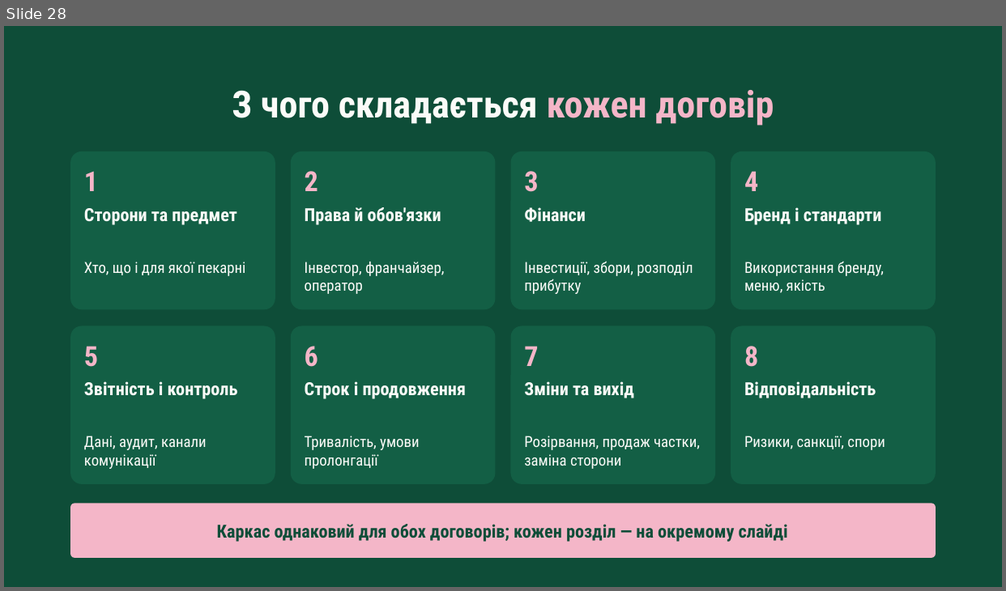
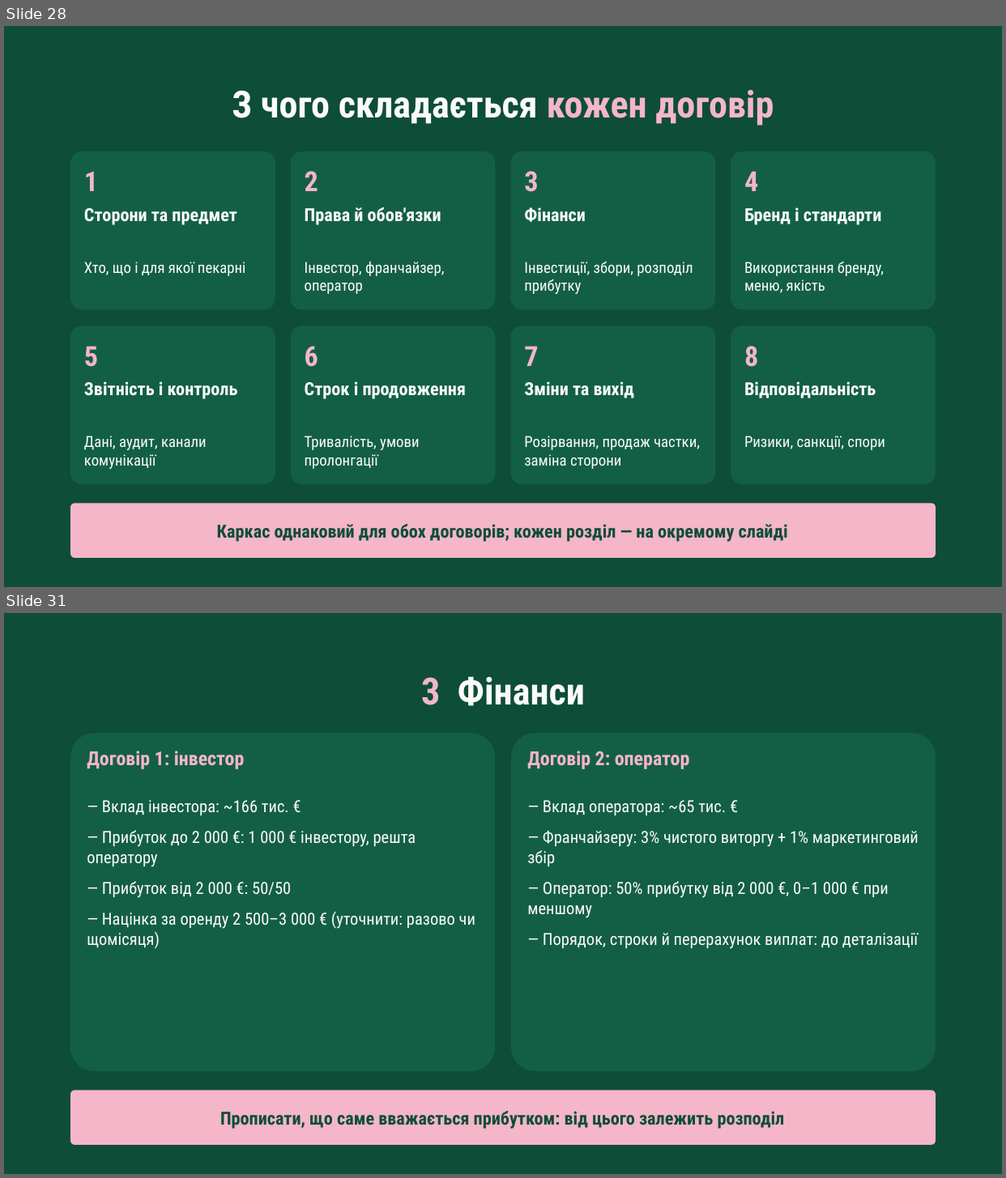
Before and after one commit to denfidiriv-cmyk/xcrypto, a slide deck: presentation_with_contract.pptx. Shown one above the other, each under a label of ours: slide 28 before the commit, slides 28 and 31 after it; the slides between them are not shown. The pictures are 1006x591 and 1006x1178 pixels, drawn with LibreOffice and Linux fonts; fonts in the diff are those of the drawing. Boxes give left, top, right and bottom in pixels: in the first picture for what was removed or moved away, otherwise in the second. Text is boxed around its words. In the diff, an @@ line names an element or a change of style, - is before the commit and + after.

```diff
--- a/presentation_with_contract.pptx
+++ b/presentation_with_contract.pptx
@@ slide 31 added at [4,613,1002,1174], background #0E4D38 @@
@@ text added at [421,676,585,706], 54 pt, text #FBFBF8, bold @@
+3 Фінанси
@@ rounded rectangle added at [70,733,495,1071], fill #135F45 @@
@@ rounded rectangle added at [511,733,935,1071], fill #135F45 @@
@@ text added at [87,751,245,769], 28 pt, text #F4B6C8, bold @@
+Договір 1: інвестор
@@ text added at [527,751,690,769], 28 pt, text #F4B6C8, bold @@
+Договір 2: оператор
@@ text added at [87,800,475,949], 24 pt, text #FBFBF8 @@
+— Вклад інвестора: ~166 тис. €
+— Прибуток до 2 000 €: 1 000 € інвестору, решта оператору
+— Прибуток від 2 000 €: 50/50
+— Націнка за оренду 2 500–3 000 € (уточнити: разово чи щомісяця)
@@ text added at [527,800,918,949], 24 pt, text #FBFBF8 @@
+— Вклад оператора: ~65 тис. €
+— Франчайзеру: 3% чистого виторгу + 1% маркетинговий збір
+— Оператор: 50% прибутку від 2 000 €, 0–1 000 € при меншому
+— Порядок, строки й перерахунок виплат: до деталізації
@@ rounded rectangle added at [70,1091,935,1145], fill #F4B6C8 @@
@@ text added at [220,1111,785,1129], 26 pt, text #0E4D38, bold @@
+Прописати, що саме вважається прибутком: від цього залежить розподіл
```
Also in this commit, not shown: 8 other slides added, 8 slides removed.
